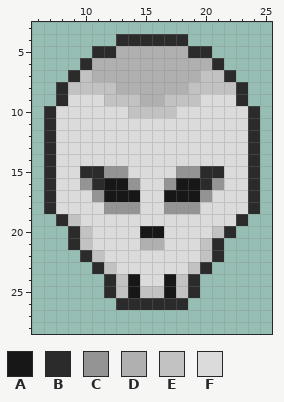
Pixel-art file -- Art/skull.aseprite. The picture above is the old version.
32x32 pixels, 1 frame. Colours within 5 levels of each other are drawn and written as one. Shown: x 6..25, y 3..28.
Palette (. is transparent): A #171717  B #2b2b2b  C #949494  D #b0b0b0  E #c2c2c2  F #dbdbdb
Pixels before, first column x 7:
 4 ......BBBBBB......
 5 ....BBDDDDDDBB....
 6 ...BDDDDDDDDDDB...
 7 ..BEDDDDDDDDDEEB..
 8 .BEEEEDDDDDDEEEEB.
 9 .BFFFEEEDDEEEFFFB.
10 BFFFFFFEEEEFFFFFFB
11 BFFFFFFFFFFFFFFFFB
12 BFFFFFFFFFFFFFFFFB
13 BFFFFFFFFFFFFFFFFB
14 BFFFFFFFFFFFFFFFFB
15 BFFBBCCFFFFCCBBFFB
16 BFFCBAACFFCAABCFFB
17 BFFFCAAAFFAAACFFFB
18 BFFFFCCCFFCCCFFFFB
19 .BEFFFFFFFFFFFFFB.
20 ..BEFFFFAAFFFFEB..
21 ..BEFFFFDDFFFEB...
22 ...BEFFFFFFFFEB...
23 ....BEFFFFFFEB....
24 .....BEAFFAEB.....
25 .....BEAEEAEB.....
26 ......BBBBBB......
The same view after the edit:
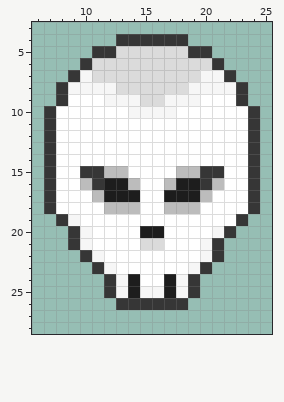
The exact change:
colour A: #171717 -> #1d1d1d
colour B: #2b2b2b -> #363636
colour C: #949494 -> #bcbcbc
colour D: #b0b0b0 -> #dbdbdb
colour E: #c2c2c2 -> #f6f6f6
colour F: #dbdbdb -> #ffffff
Pixel boxes of the changes (left, top, right, bottom) in both pictures:
changed: (44, 34, 260, 310)
